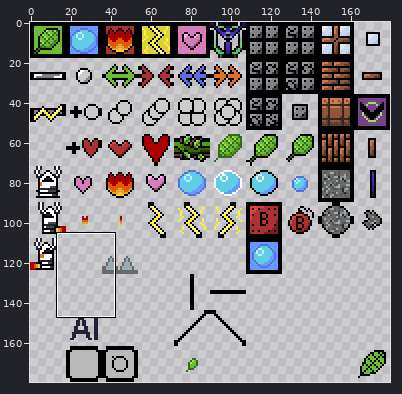
A sprite sheet gets an edit: public/assets/main-tileset/breakout-extruded.png. The first picture is a wide view before the edit; the outline marks the close-up.
Close-up. As it was:
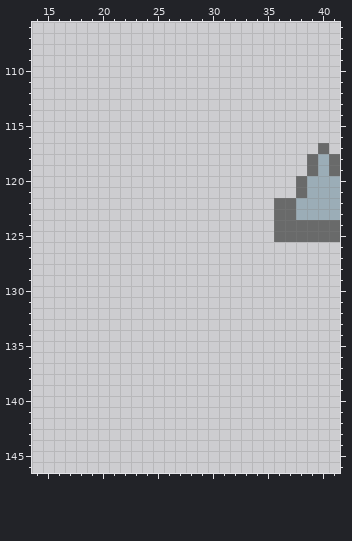
The file is 180x180 pixels. Colours within 5 levels of each other are drawn and written as one. Shown: x 14..41, y 106..146. The commit also changed other parts of the picture, which this record leaves out.
The result:
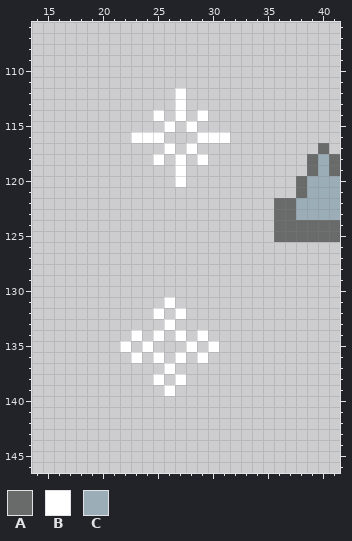
Palette (. is transparent): A #696a6a  B #ffffff  C #9badb7
Diff:
@@ x 21..33 @@
 111 .............
-112 .............
-113 .............
-114 .............
-115 .............
-116 .............
-117 .............
-118 .............
-119 .............
-120 .............
+112 ......B......
+113 ......B......
+114 ....B.B.B....
+115 .....B.B.....
+116 ..BBB...BBB..
+117 .....B.B.....
+118 ....B.B.B....
+119 ......B......
+120 ......B......
 121 .............
@@ x 20..32 @@
 130 .............
-131 .............
-132 .............
-133 .............
-134 .............
-135 .............
-136 .............
-137 .............
-138 .............
-139 .............
+131 ......B......
+132 .....B.B.....
+133 ......B......
+134 ...B.B.B.B...
+135 ..B.B...B.B..
+136 ...B.B.B.B...
+137 ......B......
+138 .....B.B.....
+139 ......B......
 140 .............
Changed places in both close-ups, as pixel boxes (x1, y1, x2, y2):
added: (131, 88, 230, 187)
added: (120, 297, 219, 396)
